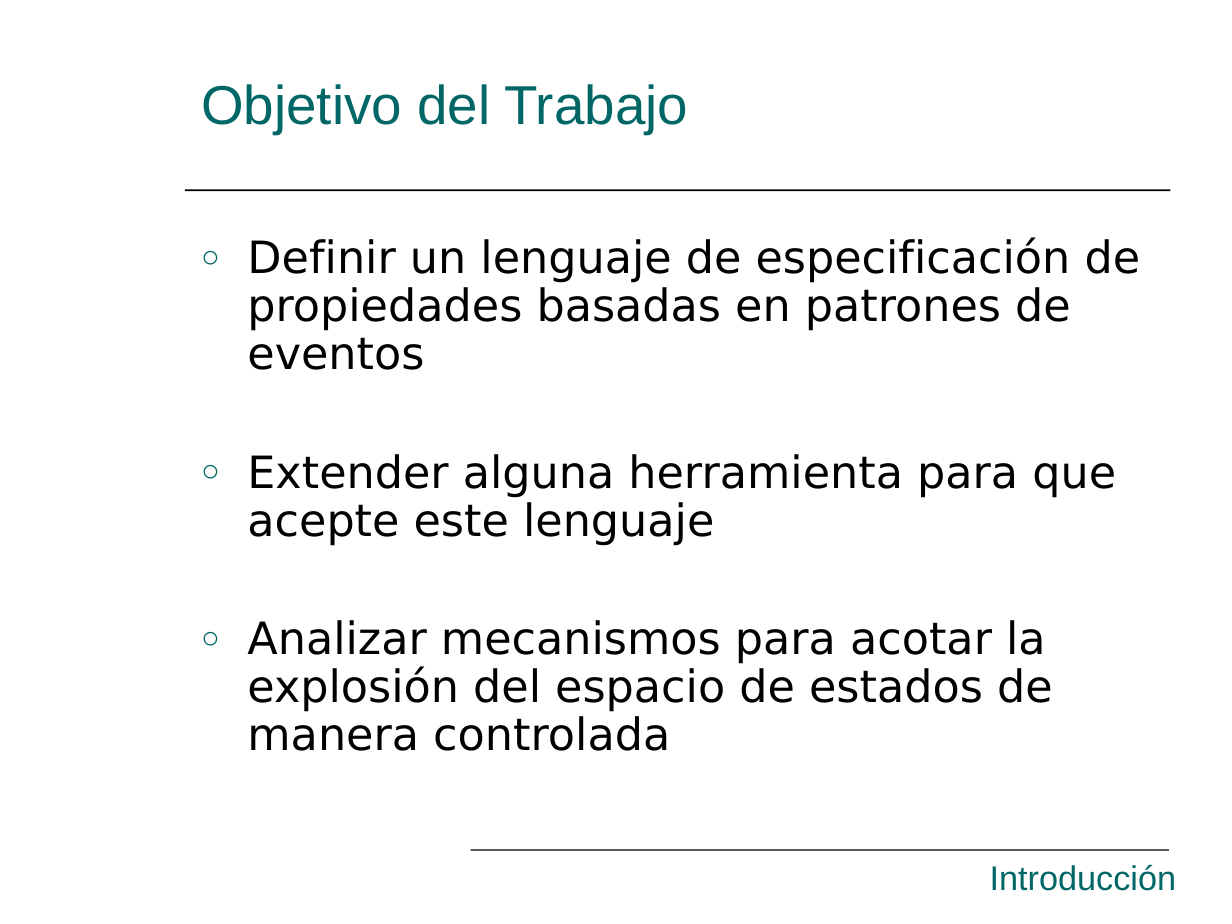
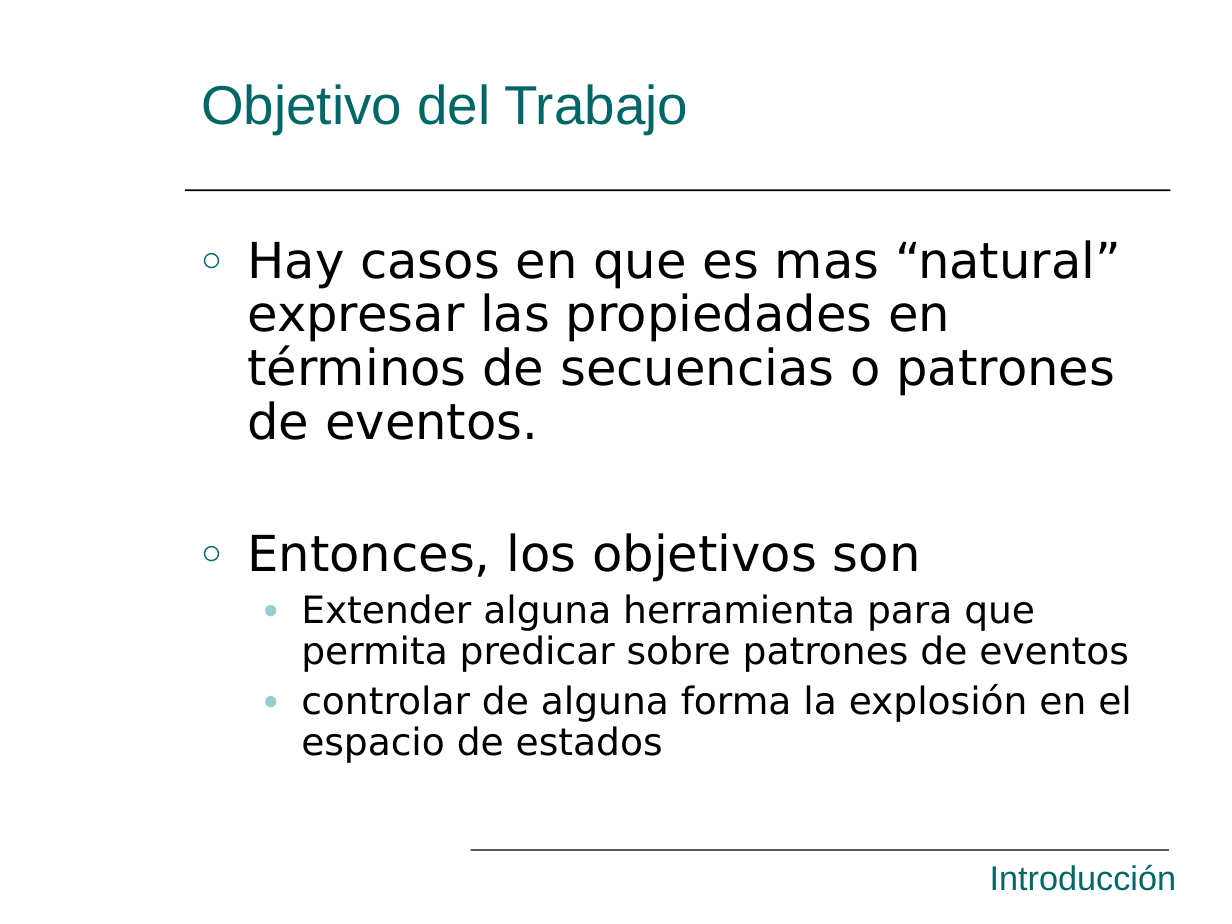
Before and after one commit to hugomelendez/tesis-jpf-2006, a slide deck: slide 8 of tesis-doc/Presentación.ppt. Drawn at 1232x924 pixels with LibreOffice and Linux fonts; fonts in the diff are those of the drawing. Boxes give left, top, right and bottom in pixels: in the first picture for what was removed or moved away, otherwise in the second. Text is boxed around its words. In the diff, an @@ line names an element or a change of style, - is before the commit and + after.

```diff
--- a/tesis-doc/Presentación.ppt
+++ b/tesis-doc/Presentación.ppt
@@ text at (247, 240, 1131, 763): text changed; size 26 to 22 pt @@
-○ Definir un lenguaje de especificación de propiedades basadas en patrones de eventos
-○ Extender alguna herramienta para que acepte este lenguaje
-○ Analizar mecanismos para acotar la explosión del espacio de estados de manera controlada
+○ Hay casos en que es mas “natural” expresar las propiedades en términos de secuencias o patrones de eventos.
+○ Entonces, los objetivos son
+  ● Extender alguna herramienta para que permita predicar sobre patrones de eventos
+  ● controlar de alguna forma la explosión en el espacio de estados
```
Also in this commit, not shown: 23 other slides changed, 4 slides added, 10 slides removed.
